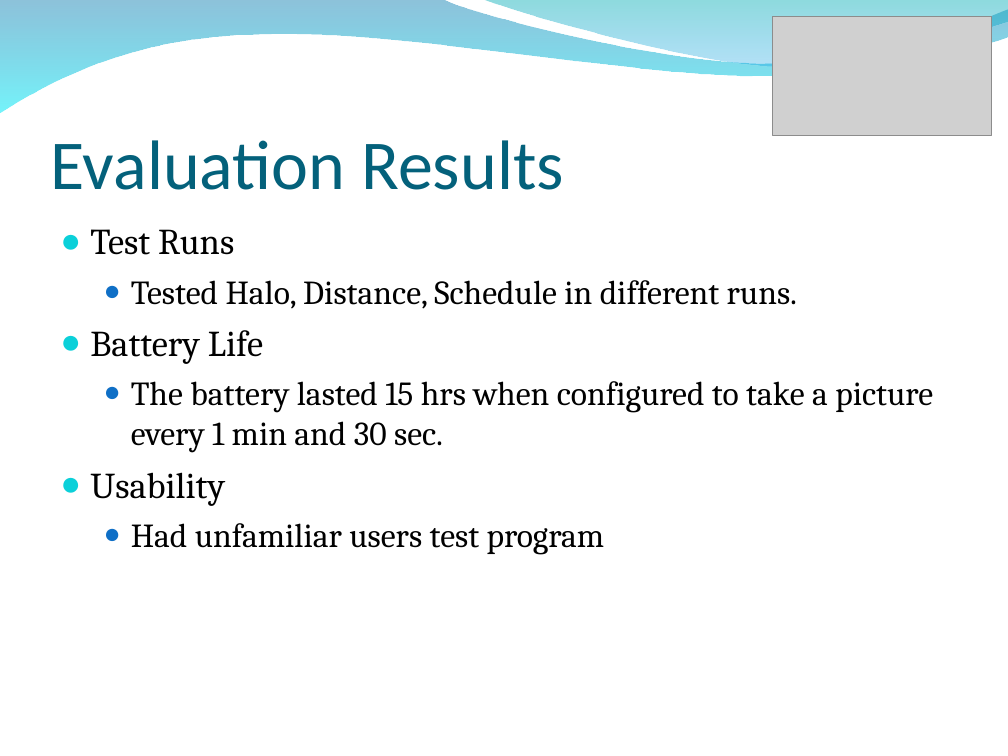
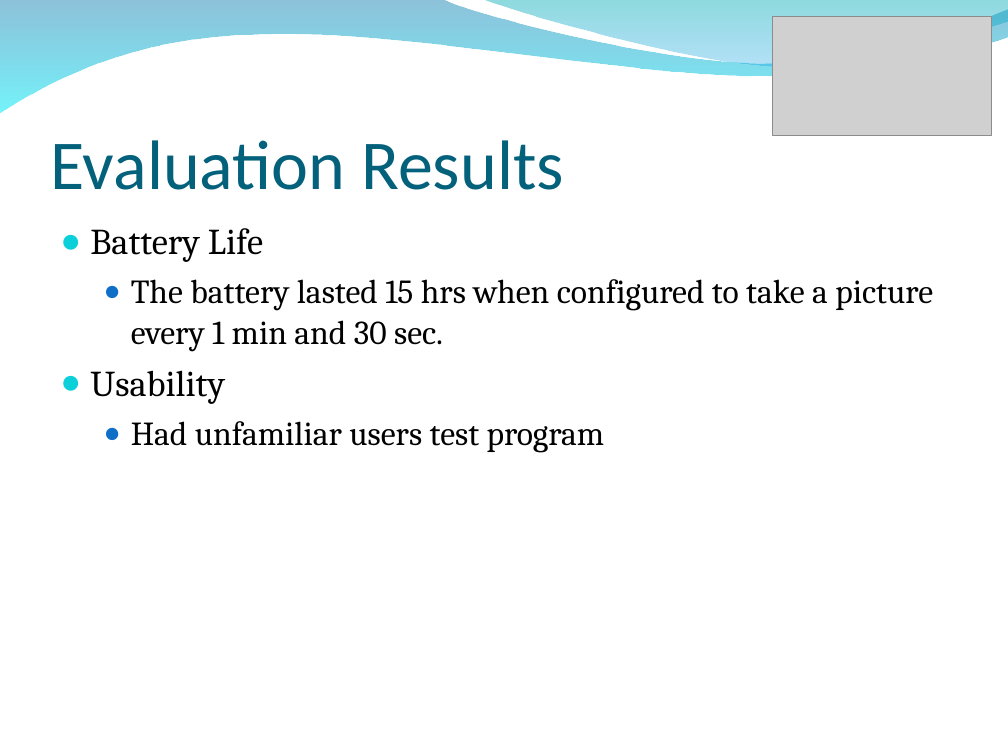
Before and after one commit to tasbal/cpsc483, a slide deck: slide 23 of MISC/Final Presentation_03.ppt (slide 20 before the commit). Drawn at 1008x756 pixels with LibreOffice and Linux fonts; fonts in the diff are those of the drawing; grey boxes stand for pictures; background and template pictures are left out. Boxes give left, top, right and bottom in pixels: in the first picture for what was removed or moved away, otherwise in the second. Text is boxed around its words. In the diff, an @@ line names an element or a change of style, - is before the commit and + after.

```diff
--- a/MISC/Final Presentation_03.ppt
+++ b/MISC/Final Presentation_03.ppt
@@ text at box(90, 229, 797, 309): paragraphs removed @@
-● Test Runs
-  ● Tested Halo, Distance, Schedule in different runs.
```
Also in this commit, not shown: 1 other slide changed, 3 slides added.
